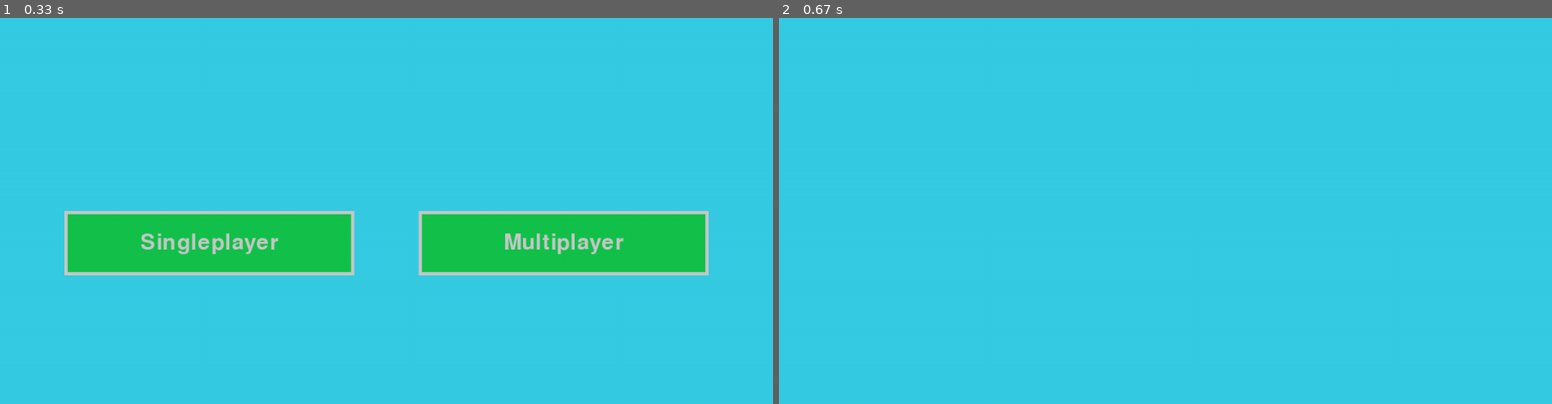
Above: before the commit, frames 1-2 (left to right).
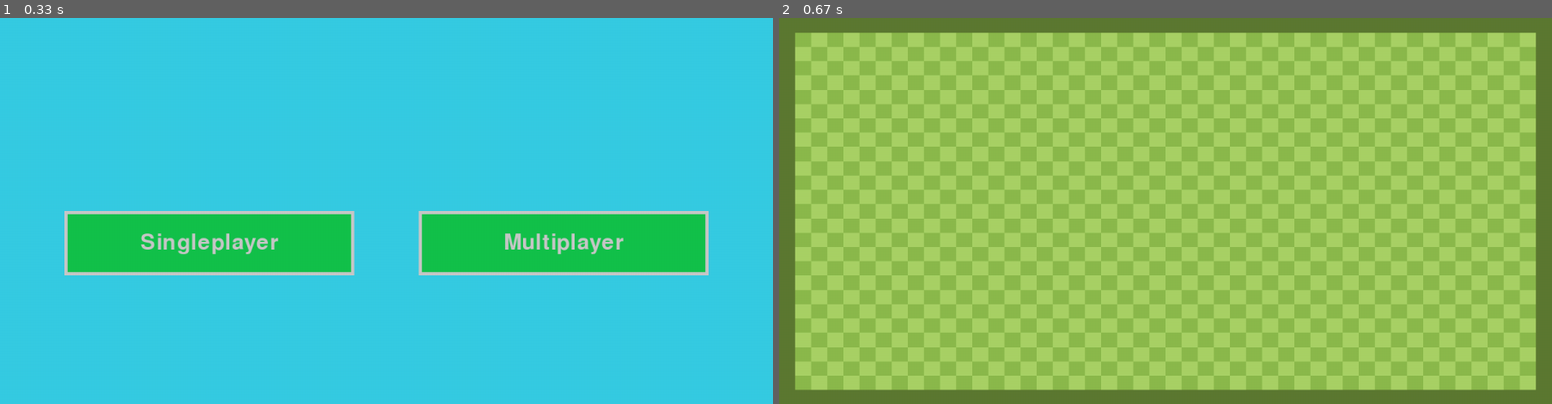
Above: after the commit, the same moments.

Repository: Chiarasenu/PYGAME-GIOCO-3P
Game: pygame game, started from gioco/gioco_snake.py
The game is run twice, just before and just after one commit, with the same random seed, the same clock (stepped at 60 frames per second) and the same inputs.
Inputs (mouse positions are in pixels of both pictures, inside the frame that each line leads up to):
- Up to frame 1 (0.33 s): no input
- Up to frame 2 (0.67 s): click (987, 241) at 0.38 s

Frame 1 is identical in both runs. In frame 2, 100% of the frame differs, in the area x 0-100%, y 0-100%.

Commit message:
aggiunta del cambio Surface da menu a gioco

Diff:
--- a/gioco/bottone.py
+++ b/gioco/bottone.py
@@ -40,6 +40,7 @@
     def toggle(self):
         if self.colore == self.colore_base:
             self.colore = self.colore_chiaro
+
         else:
             self.colore = self.colore_base
 
--- a/gioco/gioco_snake.py
+++ b/gioco/gioco_snake.py
@@ -34,6 +34,8 @@
 
 screen = pygame.display.set_mode((SCREEN_WIDTH, SCREEN_HEIGHT))
 pygame.display.set_caption('Snake')
+schermo_gioco = pygame.image.load("gioco/Immagini/sfondo1.png")
+schermo_gioco = pygame.transform.scale(schermo_gioco, (1200, 600))
 
 AZZURRO = (54, 204, 227)
 
@@ -94,15 +96,19 @@
             elif event.type == pygame.MOUSEBUTTONDOWN:
                 if bottone_single.rect.collidepoint(event.pos):
                     bottone_single.toggle()
+                    screen.blit(schermo_gioco, (0,0))
                     singleplayer()
+
                 elif bottone_multi.rect.collidepoint(event.pos):
                     bottone_multi.toggle()
+                    screen.blit(schermo_gioco, (0,0))
                     multiplayer()
 
         # cambio colore se passo sopra i tasti singleplayer e multiplayer
         pos = pygame.mouse.get_pos()
         if bottone_single.rect.collidepoint(pos):
             bottone_single.chiaro()
+
         else:
             bottone_single.base()
         bottone_single.draw()
